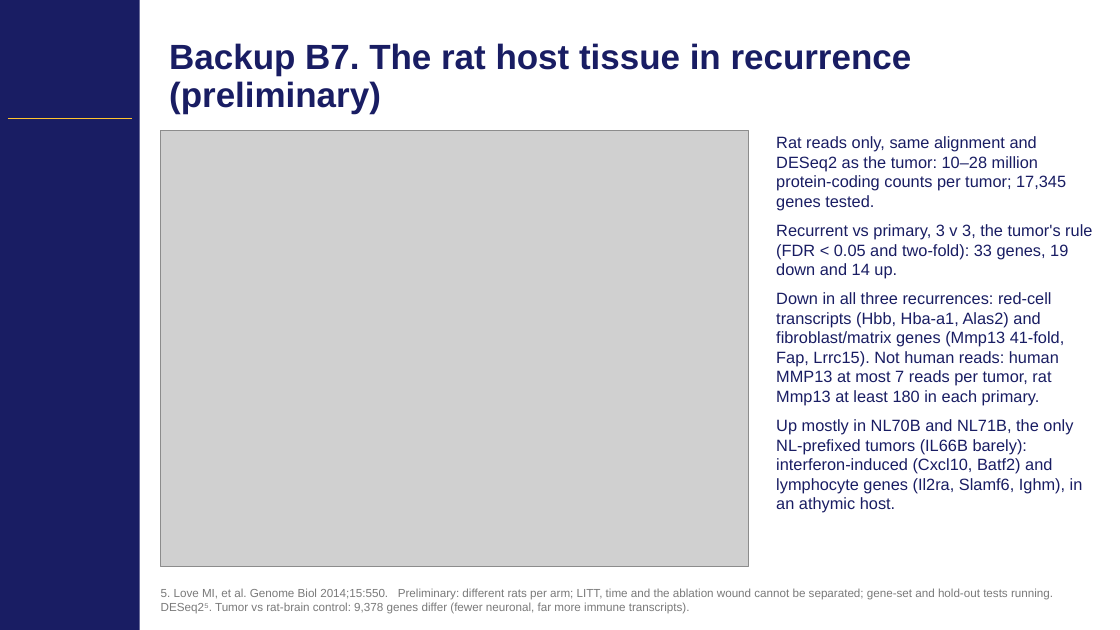
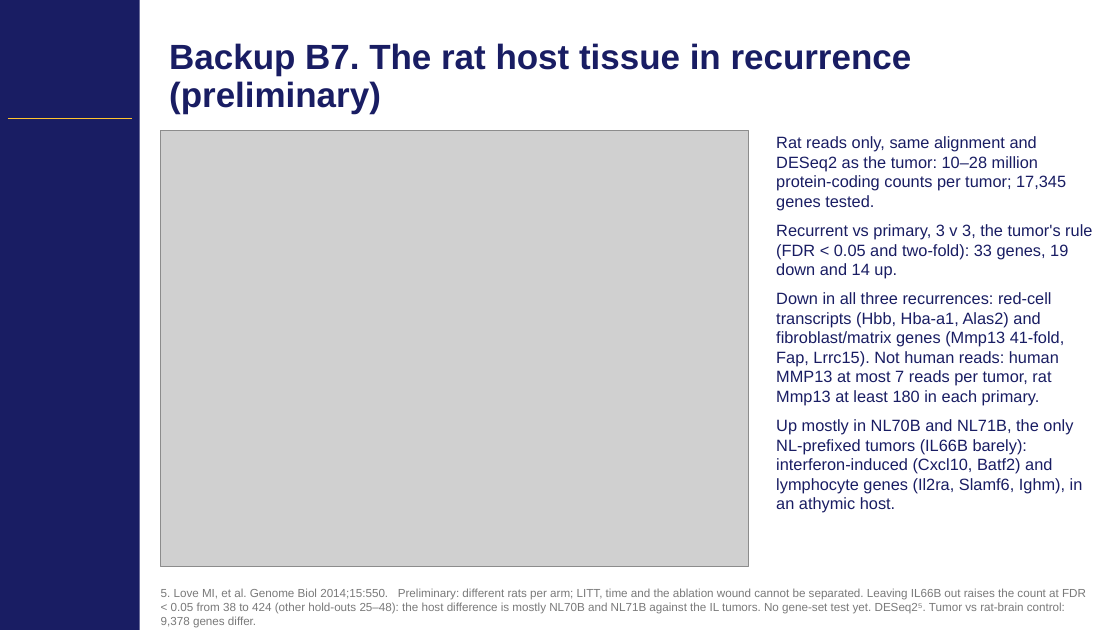
Before and after one commit to Gregory-Schwing-MD-PhD/u251-xenograft-rat-RNASeq-study, a slide deck: slide 20 of SLIDES/CNS2026_Schwing_Abstract418_CNStemplate_v4.pptx. Drawn at 1120x630 pixels with LibreOffice and Linux fonts; fonts in the diff are those of the drawing; grey boxes stand for pictures; background and template pictures are left out. Boxes give left, top, right and bottom in pixels: in the first picture for what was removed or moved away, otherwise in the second. Text is boxed around its words. In the diff, an @@ line names an element or a change of style, - is before the commit and + after.

```diff
--- a/SLIDES/CNS2026_Schwing_Abstract418_CNStemplate_v4.pptx
+++ b/SLIDES/CNS2026_Schwing_Abstract418_CNStemplate_v4.pptx
@@ text at (x1=161, y1=588, x2=1086, y2=628): text changed @@
-5. Love MI, et al. Genome Biol 2014;15:550. Preliminary: different rats per arm; LITT, time and the ablation wound cannot be separated; gene-set and hold-out tests running. DESeq2⁵. Tumor vs rat-brain control: 9,378 genes differ (fewer neuronal, far more immune transcripts).
+5. Love MI, et al. Genome Biol 2014;15:550. Preliminary: different rats per arm; LITT, time and the ablation wound cannot be separated. Leaving IL66B out raises the count at FDR < 0.05 from 38 to 424 (other hold-outs 25–48): the host difference is mostly NL70B and NL71B against the IL tumors. No gene-set test yet. DESeq2⁵. Tumor vs rat-brain control: 9,378 genes differ.
```
Also in this commit, not shown: 4 other files.
